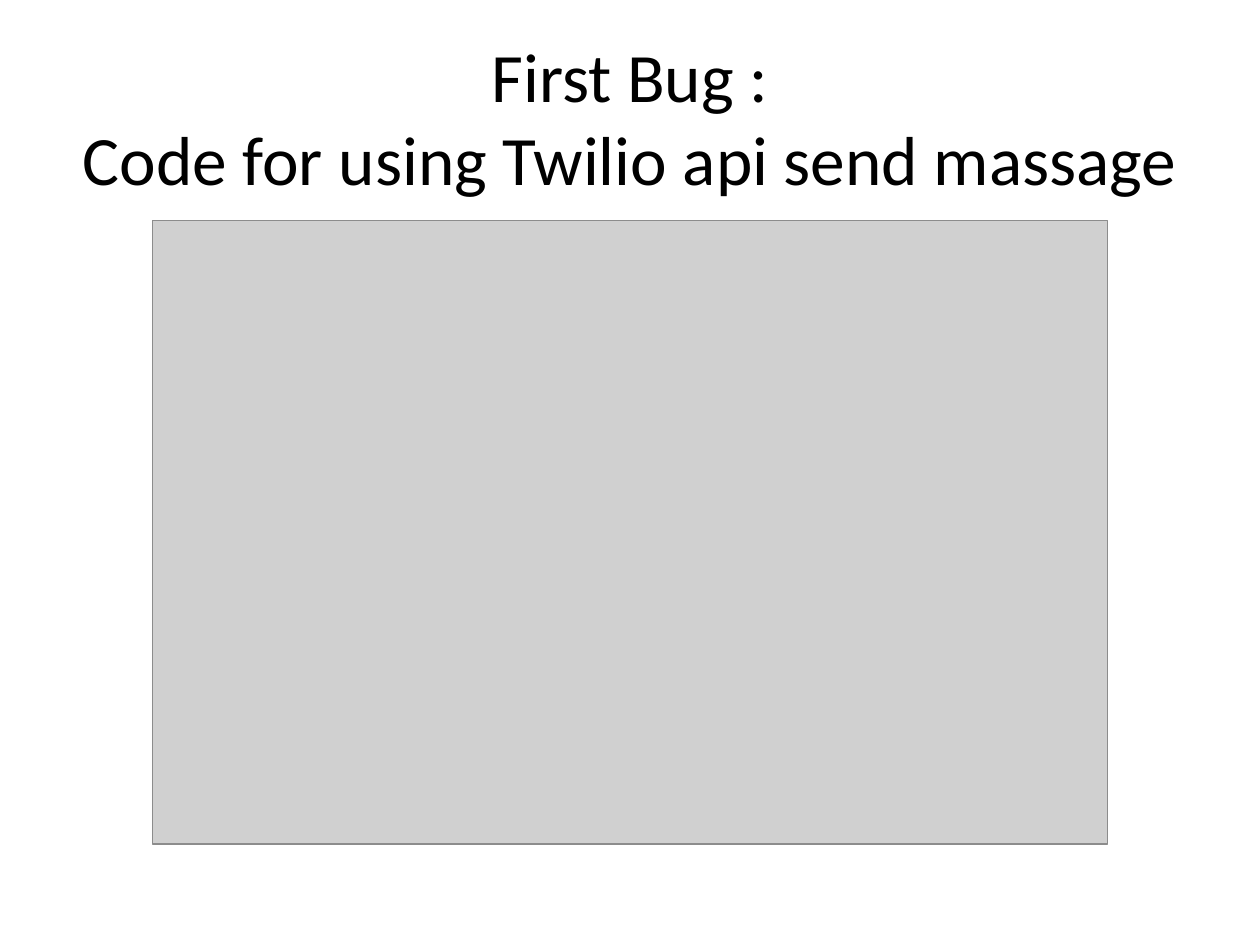
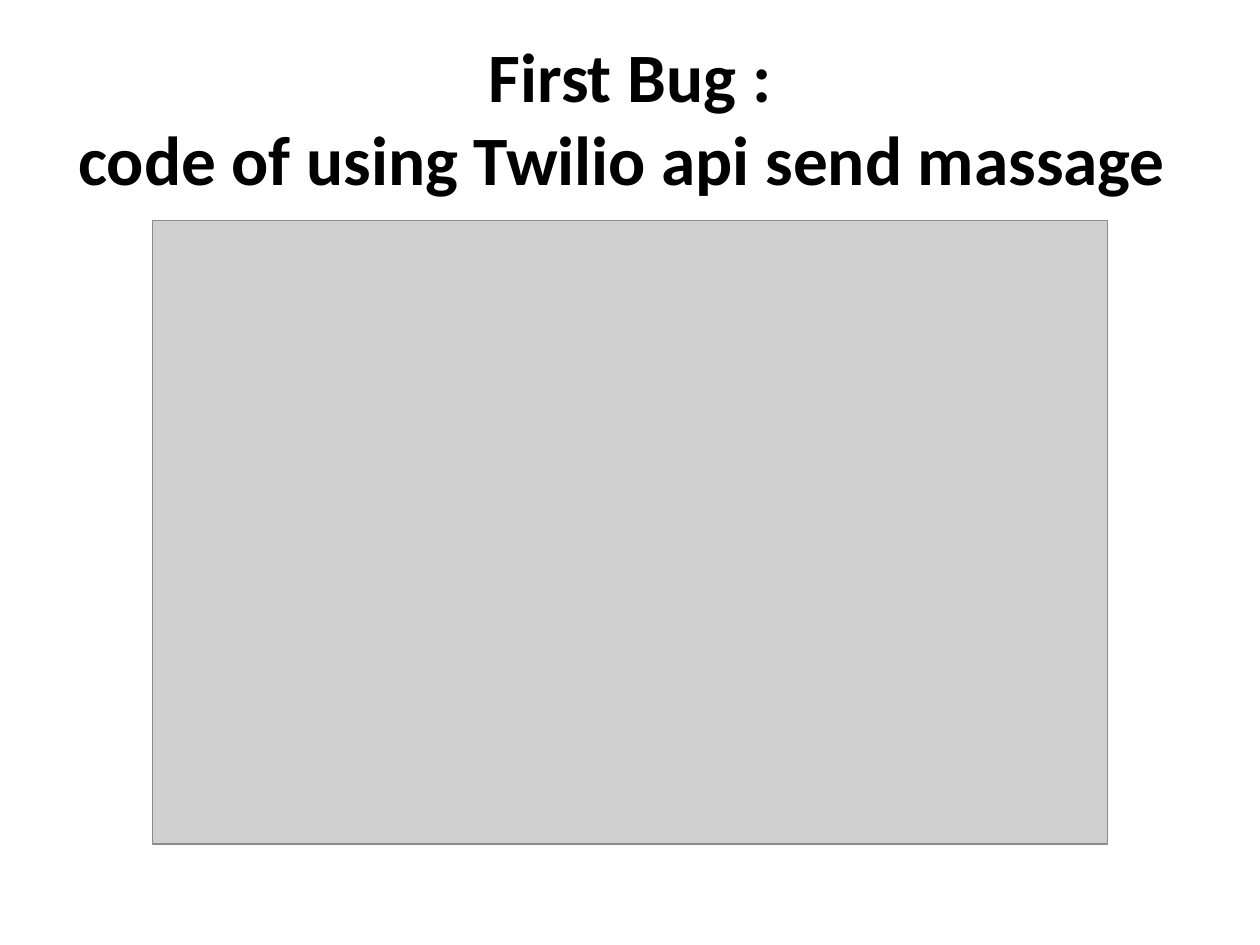
Before and after one commit to manouchehr/SOEN691_AZIZI, a slide deck: slide 9 of ClassWorkReports/Twilio_sharpBugFixing .pptx (slide 10 before the commit). Drawn at 1260x945 pixels with LibreOffice and Linux fonts; fonts in the diff are those of the drawing; grey boxes stand for pictures. Boxes give left, top, right and bottom in pixels: in the first picture for what was removed or moved away, otherwise in the second. Text is boxed around its words. In the diff, an @@ line names an element or a change of style, - is before the commit and + after.

```diff
--- a/ClassWorkReports/Twilio_sharpBugFixing .pptx
+++ b/ClassWorkReports/Twilio_sharpBugFixing .pptx
@@ title at bbox=[78, 53, 1165, 197]: text changed; bold on @@
-First Bug :
-Code for using Twilio api send massage
+First Bug :
+code of using Twilio api send massage
```
Also in this commit, not shown: 8 other slides changed, 1 slide added, 1 slide removed, 15 other files.
